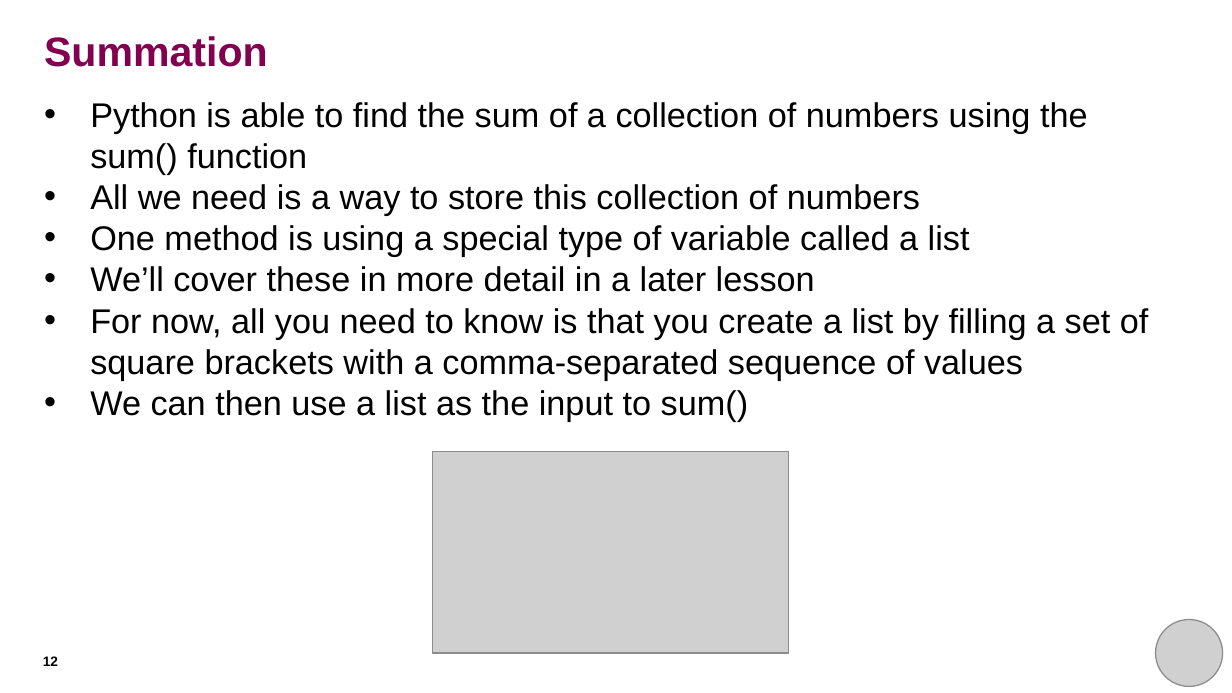
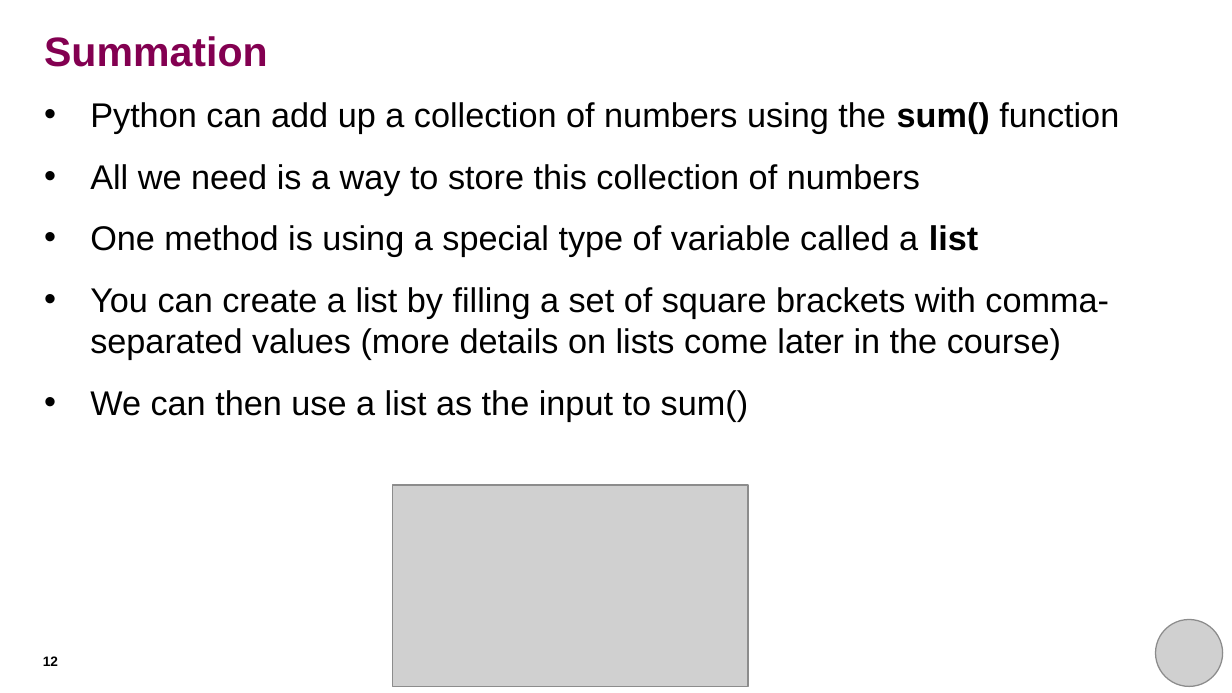
Before and after one commit to rkhetani/beginners-python, a slide deck: slide 12 of session_two/session_two_presentation.pptx. Drawn at 1232x693 pixels with LibreOffice and Linux fonts; fonts in the diff are those of the drawing; grey boxes stand for pictures. Boxes give left, top, right and bottom in pixels: in the first picture for what was removed or moved away, otherwise in the second. Text is boxed around its words. In the diff, an @@ line names an element or a change of style, - is before the commit and + after.

Commit message:
Updated session 2 slide deck
Mostly style updates (slimmed down text, increased line spacing, highlighted key new concepts)

```diff
--- a/session_two/session_two_presentation.pptx
+++ b/session_two/session_two_presentation.pptx
@@ text at (90, 102, 1119, 134): text changed @@
-• Python is able to find the sum of a collection of numbers using the sum() function
+• Python can add up a collection of numbers using the sum() function
@@ text at (90, 164, 978, 421): bold on in "list"; more space between paragraphs @@
@@ text at (90, 287, 1109, 359): text changed @@
-• We’ll cover these in more detail in a later lesson
-• For now, all you need to know is that you create a list by filling a set of square brackets with a comma-separated sequence of values
+• You can create a list by filling a set of square brackets with comma-separated values (more details on lists come later in the course)
@@ picture: place and size @@
-picture at (432, 452, 788, 654)
+picture at (393, 485, 749, 687)
```
Also in this commit, not shown: 14 other slides changed, 1 slide added.
